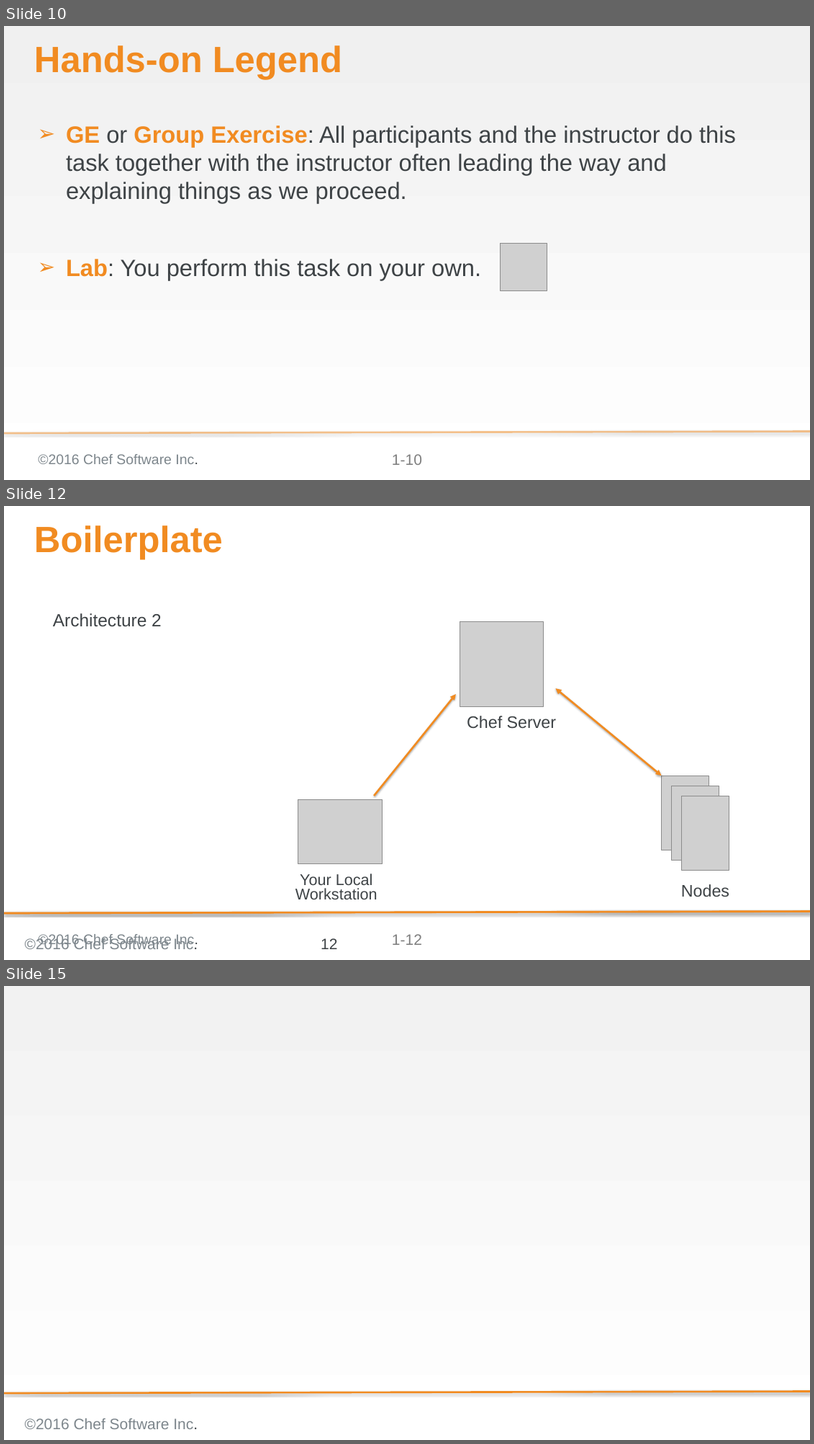
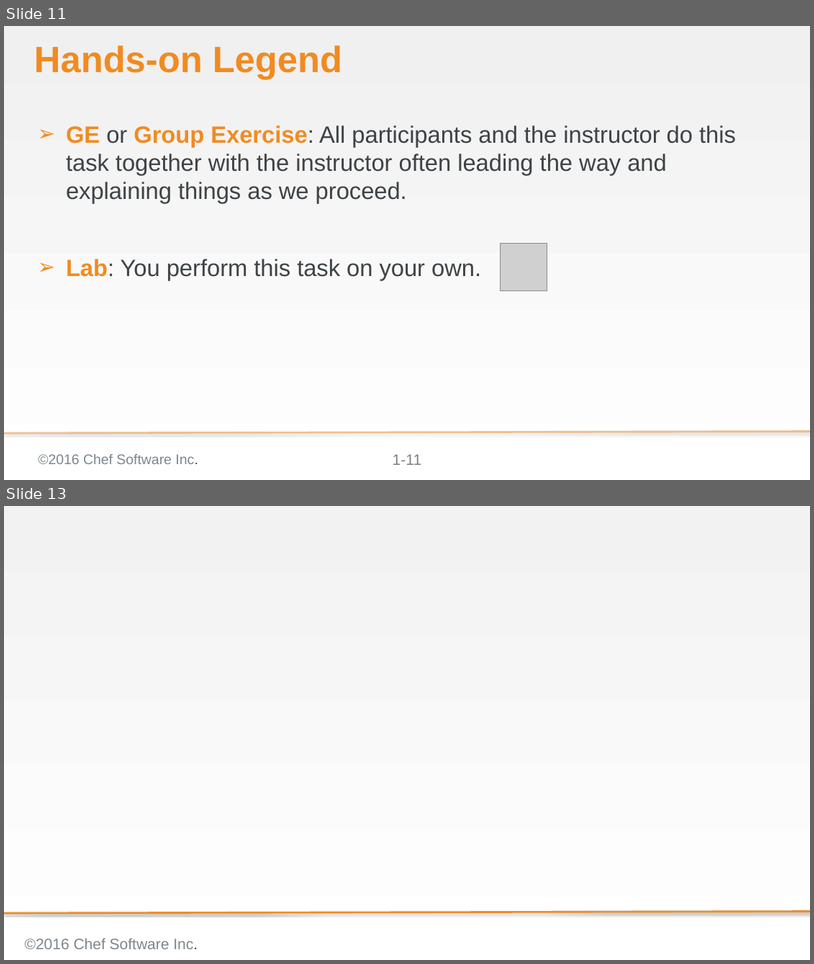
Before and after one commit to bchamby/chef-compliance-installation-configuration-operation, a slide deck: 01-Intro.pptx. Shown one above the other, each under a label of ours: slides 10, 12 and 15 before the commit, slides 11 and 13 after it; the slides between them are not shown. The pictures are 814x1444 and 814x964 pixels, drawn with LibreOffice and Linux fonts; fonts in the diff are those of the drawing; grey boxes stand for pictures; background and template pictures are left out. Boxes give left, top, right and bottom in pixels: in the first picture for what was removed or moved away, otherwise in the second. Text is boxed around its words. In the diff, an @@ line names an element or a change of style, - is before the commit and + after.

```diff
--- a/01-Intro.pptx
+++ b/01-Intro.pptx
@@ slide 12 removed at box(4, 506, 810, 960), background #FFFFFF; not listed: 4 template elements that a slide beside it also shows @@
@@ title removed at box(34, 525, 223, 560) @@
-Boilerplate
@@ text removed at box(53, 613, 162, 627) @@
-  Architecture 2
@@ picture removed at box(460, 622, 544, 706) @@
@@ arrow removed from (374, 795) to (456, 694) @@
@@ double arrow removed from (556, 688) to (661, 775) @@
@@ text removed at box(467, 716, 557, 728) @@
-Chef Server
@@ picture removed at box(661, 775, 710, 849) @@
@@ picture removed at box(671, 785, 719, 860) @@
@@ picture removed at box(298, 800, 382, 863) @@
@@ picture removed at box(682, 795, 729, 870) @@
@@ text removed at box(296, 873, 378, 899) @@
-Your Local Workstation
@@ text removed at box(682, 884, 730, 896) @@
-Nodes
@@ text removed at box(83, 934, 198, 949) @@
-©2016 Chef Software Inc.
@@ page number removed at box(321, 938, 337, 949) @@
-12
@@ what was slide 10 is now slide 11 @@
@@ page number at box(393, 454, 422, 464): text changed @@
-1-10
+1-11
@@ what was slide 15 is now slide 13 @@
```
Also in this commit, not shown: 2 slides changed, 1 slide added, 2 other slides removed.
